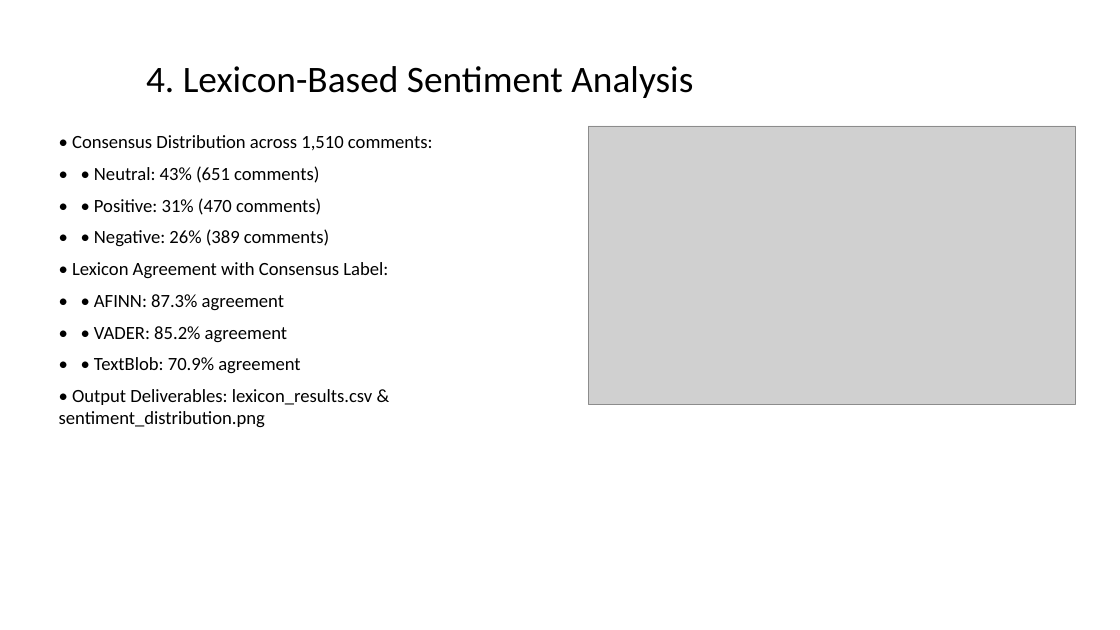
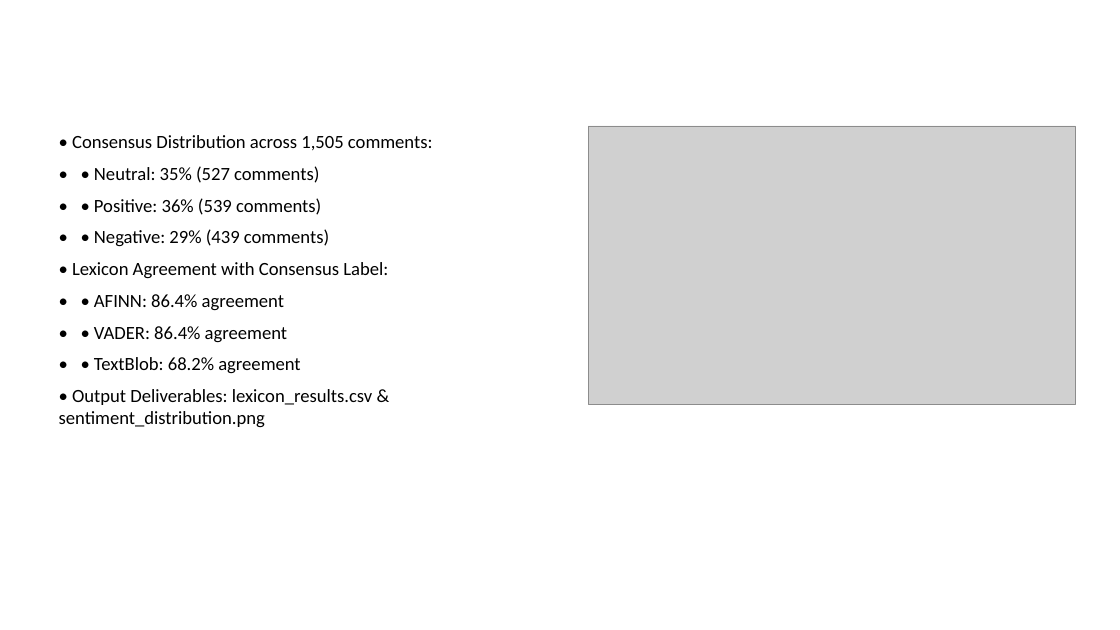
Before and after one commit to msallsundaee/Sentiment-Analysis, a slide deck: slide 5 of results/Sentiment_Analysis_Inflation.pptx. Drawn at 1120x630 pixels with LibreOffice and Linux fonts; fonts in the diff are those of the drawing; grey boxes stand for pictures. Boxes give left, top, right and bottom in pixels: in the first picture for what was removed or moved away, otherwise in the second. Text is boxed around its words. In the diff, an @@ line names an element or a change of style, - is before the commit and + after.

```diff
--- a/results/Sentiment_Analysis_Inflation.pptx
+++ b/results/Sentiment_Analysis_Inflation.pptx
@@ title removed at [146, 66, 693, 98] @@
-4. Lexicon-Based Sentiment Analysis
@@ text at [72, 135, 433, 247]: text changed @@
-• Consensus Distribution across 1,510 comments:
-• • Neutral: 43% (651 comments)
-• • Positive: 31% (470 comments)
-• • Negative: 26% (389 comments)
+• Consensus Distribution across 1,505 comments:
+• • Neutral: 35% (527 comments)
+• • Positive: 36% (539 comments)
+• • Negative: 29% (439 comments)
@@ text at [94, 294, 300, 374]: text changed @@
-• • AFINN: 87.3% agreement
-• • VADER: 85.2% agreement
-• • TextBlob: 70.9% agreement
+• • AFINN: 86.4% agreement
+• • VADER: 86.4% agreement
+• • TextBlob: 68.2% agreement
```
Also in this commit, not shown: 9 other slides changed, 1 slide added, 1 slide removed, 38 other files.
